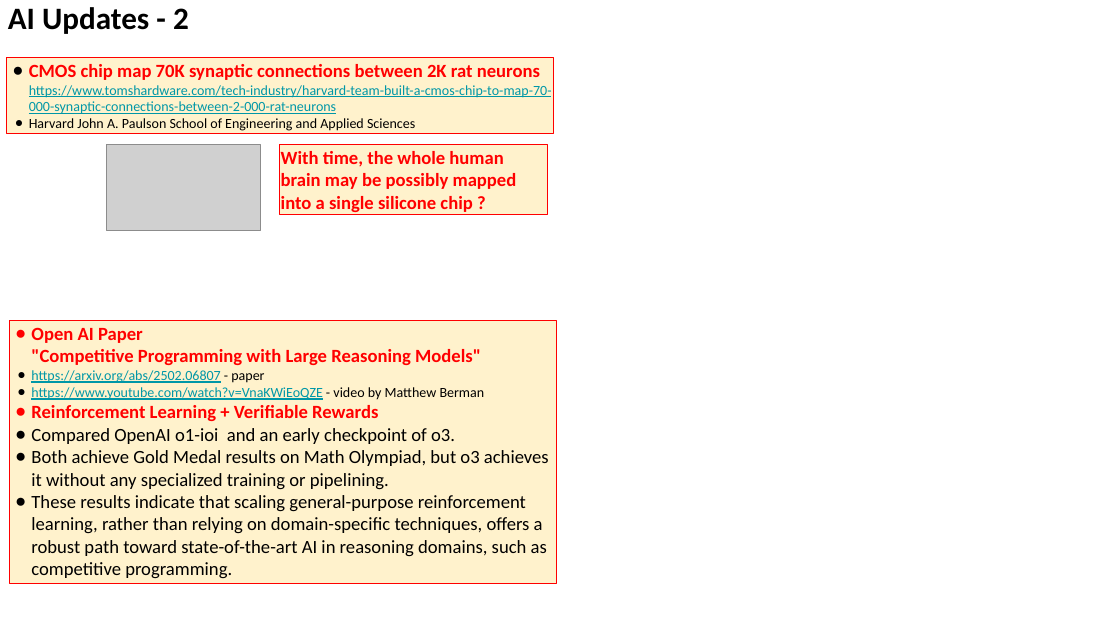
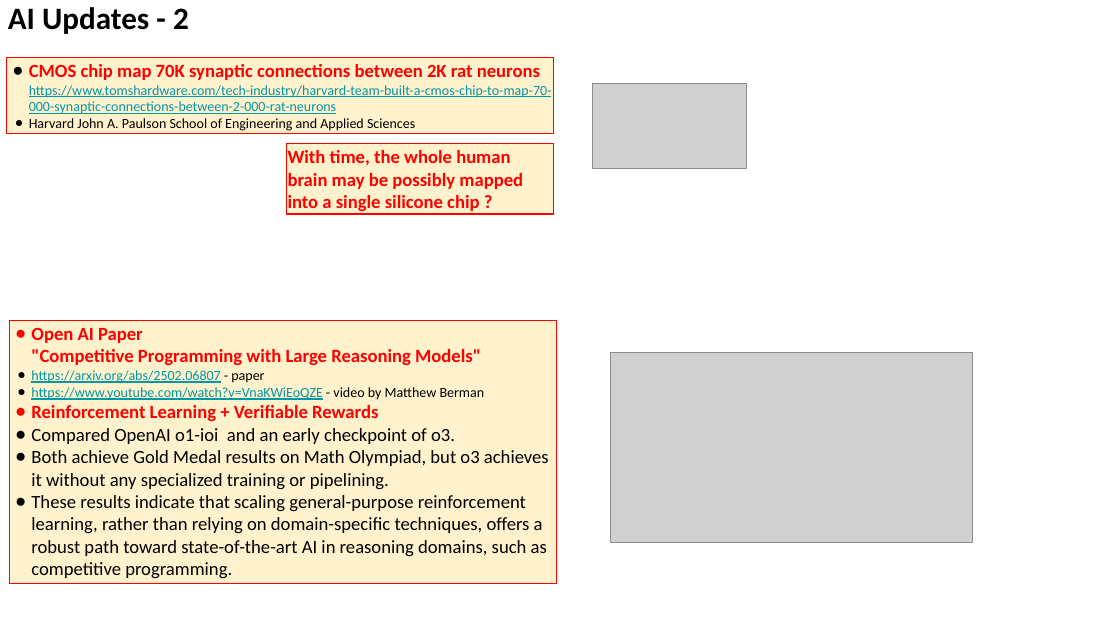
Before and after one commit to lselector/seminar, a slide deck: slide 6 of 2025/2025-02-21-AI-Updates.pptx. Drawn at 1120x630 pixels with LibreOffice and Linux fonts; fonts in the diff are those of the drawing; grey boxes stand for pictures. Boxes give left, top, right and bottom in pixels: in the first picture for what was removed or moved away, otherwise in the second. Text is boxed around its words. In the diff, an @@ line names an element or a change of style, - is before the commit and + after.

```diff
--- a/2025/2025-02-21-AI-Updates.pptx
+++ b/2025/2025-02-21-AI-Updates.pptx
@@ picture: place and size @@
-picture at box(106, 144, 261, 230)
+picture at box(592, 83, 747, 168)
@@ rectangle "With time, the whole human ...": place and size @@
-rectangle "With time, the whole human ..." at box(280, 144, 548, 215)
+rectangle "With time, the whole human ..." at box(287, 143, 554, 214)
@@ picture added at box(610, 353, 972, 543) @@
```
Also in this commit, not shown: 7 other slides changed.
